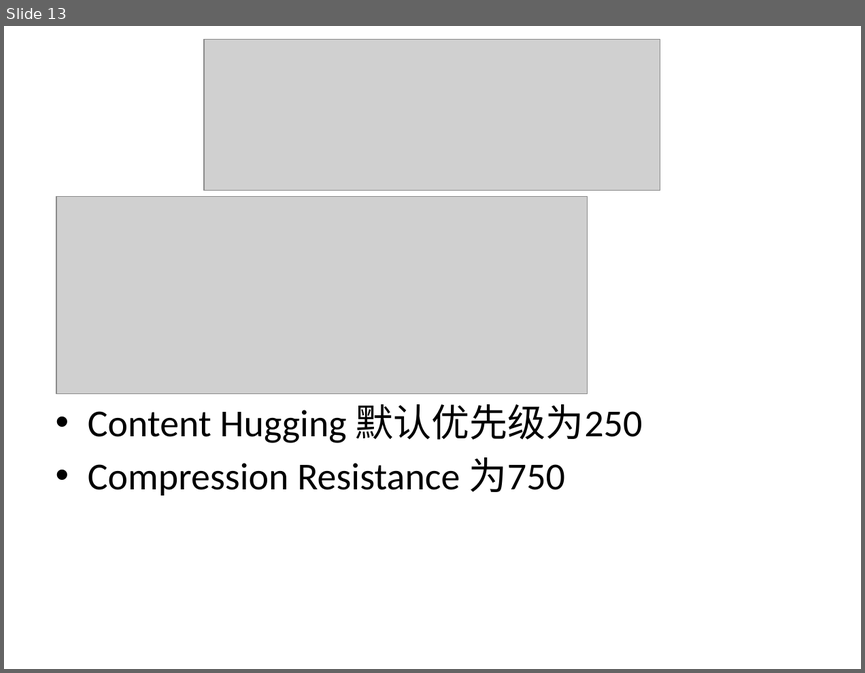
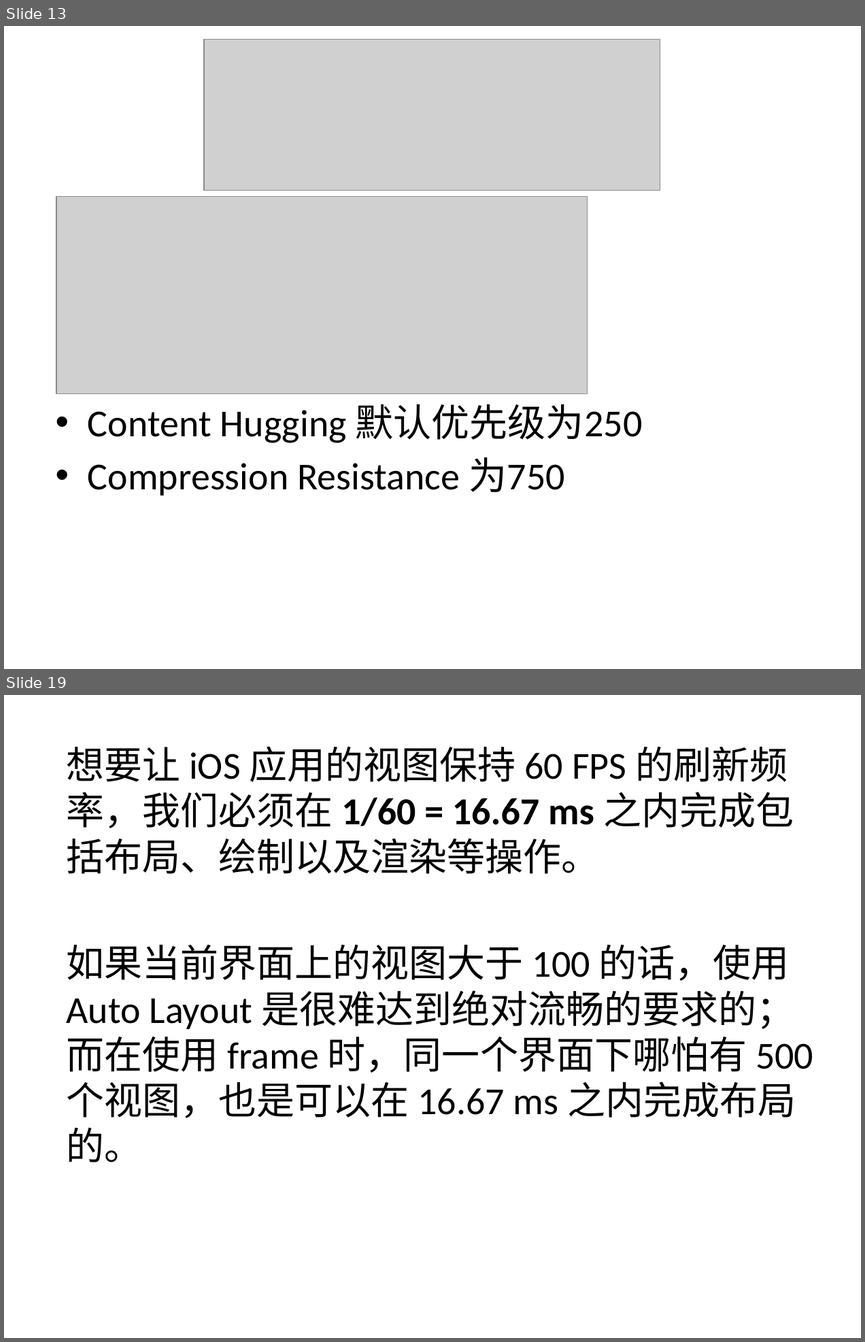
Before and after one commit to diaglamp/AutoLayoutDemo, a slide deck: AutoLayout.pptx. Shown one above the other, each under a label of ours: slide 13 before the commit, slides 13 and 19 after it; the slides between them are not shown. The pictures are 865x673 and 865x1342 pixels, drawn with LibreOffice and Linux fonts; fonts in the diff are those of the drawing; grey boxes stand for pictures. Boxes give left, top, right and bottom in pixels: in the first picture for what was removed or moved away, otherwise in the second. Text is boxed around its words. In the diff, an @@ line names an element or a change of style, - is before the commit and + after.

```diff
--- a/AutoLayout.pptx
+++ b/AutoLayout.pptx
@@ slide 19 added at (4,695,861,1338), background #FFFFFF @@
@@ text added at (66,746,813,1162), 32 pt, text #000000 @@
+想要让 iOS 应用的视图保持 60 FPS 的刷新频率，我们必须在 1/60 = 16.67 ms 之内完成包括布局、绘制以及渲染等操作。
+如果当前界面上的视图大于 100 的话，使用 Auto Layout 是很难达到绝对流畅的要求的；而在使用 frame 时，同一个界面下哪怕有 500 个视图，也是可以在 16.67 ms 之内完成布局的。
```
Also in this commit, not shown: 8 other slides added.
